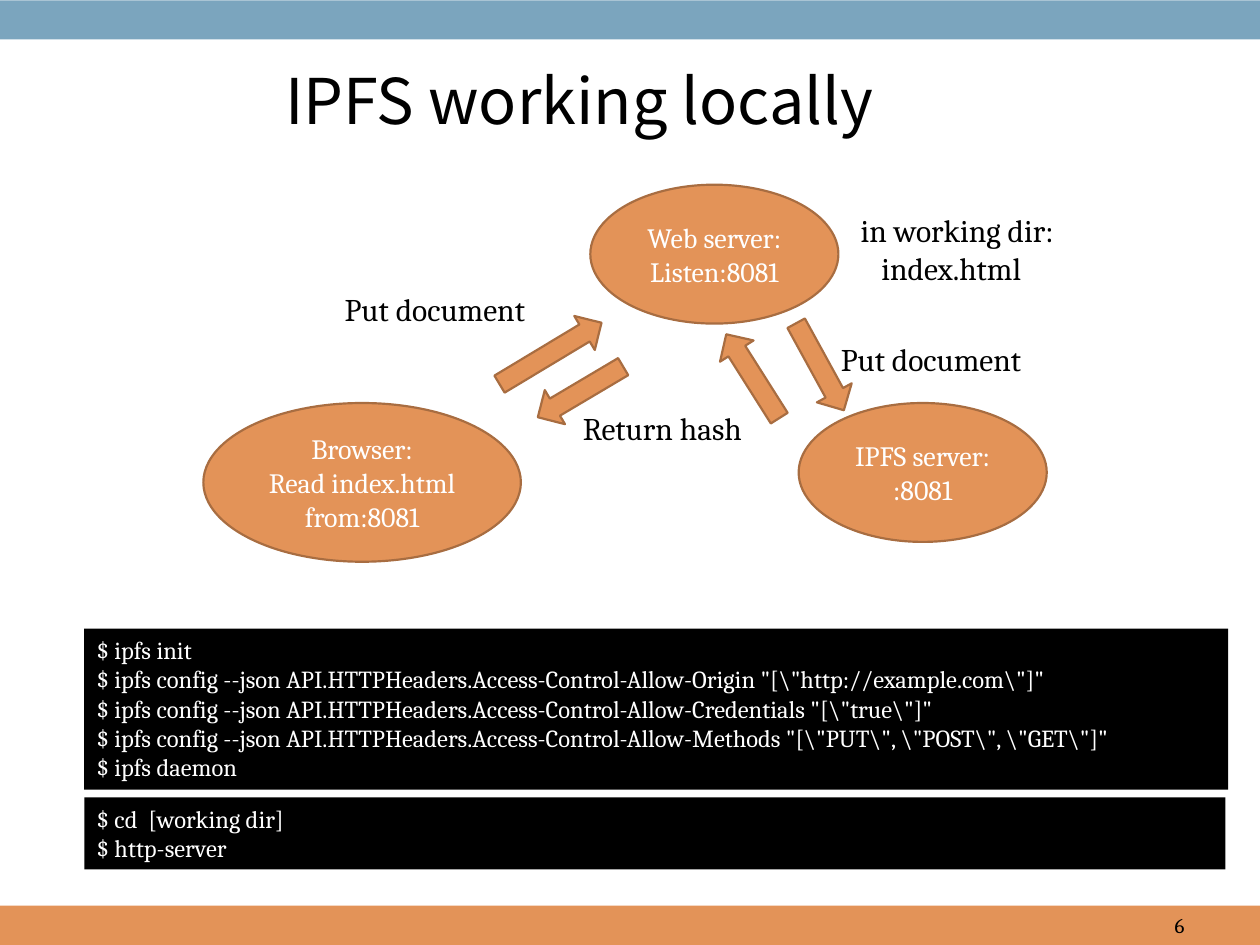
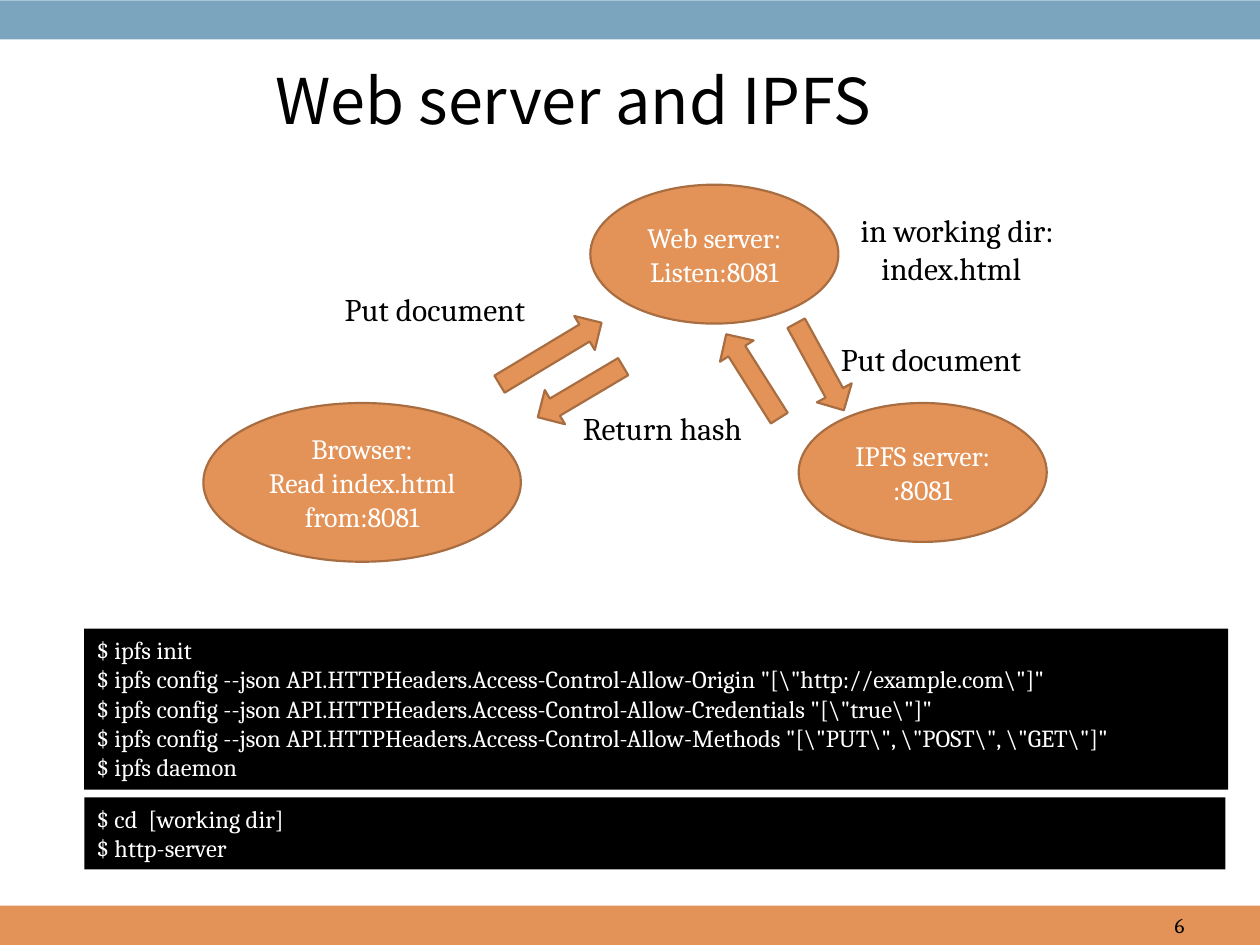
Before and after one commit to hdbaek/NotUsed, a slide deck: slide 6 of AgendaHandling.pptx. Drawn at 1260x945 pixels with LibreOffice and Linux fonts; fonts in the diff are those of the drawing; background and template pictures are left out. Boxes give left, top, right and bottom in pixels: in the first picture for what was removed or moved away, otherwise in the second. Text is boxed around its words. In the diff, an @@ line names an element or a change of style, - is before the commit and + after.

```diff
--- a/AgendaHandling.pptx
+++ b/AgendaHandling.pptx
@@ text at [275, 74, 871, 125]: text changed @@
-IPFS working locally
+Web server and IPFS
```
Also in this commit, not shown: 5 other slides changed, 2 slides added, 1 slide removed.
